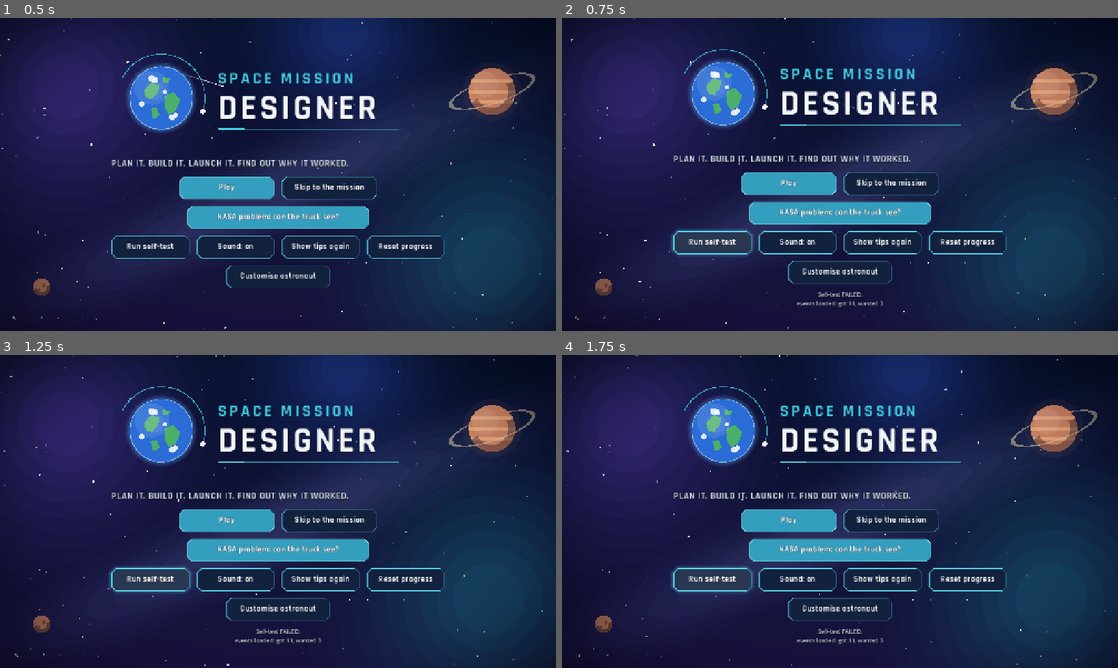
Above: before the commit, frames 1-4 (two rows, left to right).
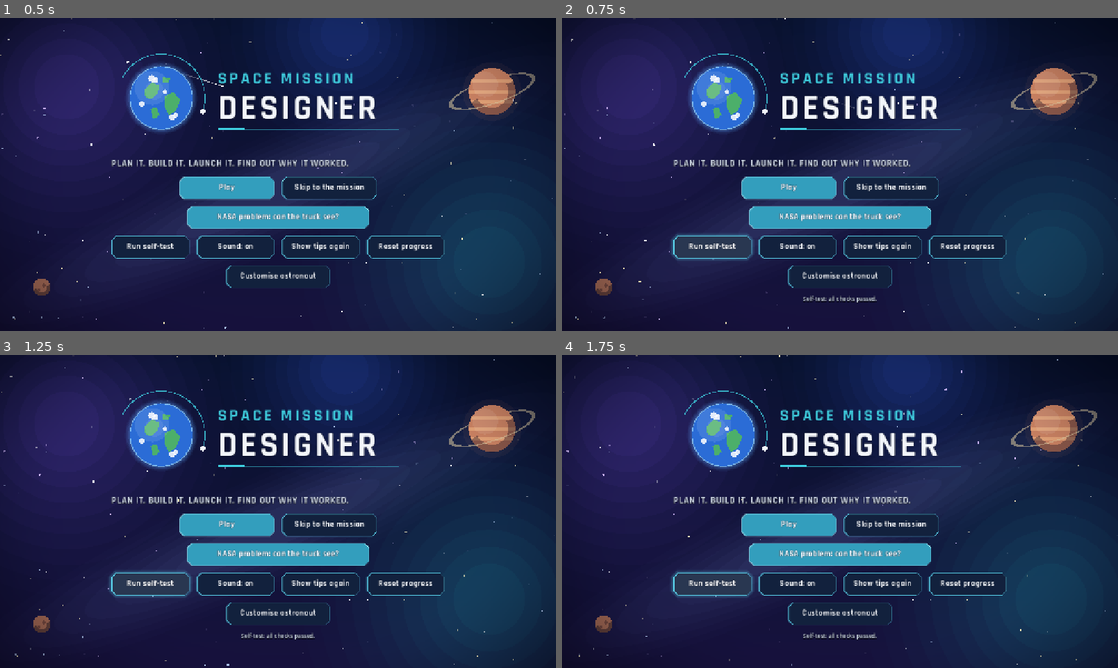
Above: after the commit, the same moments.

Repository: a77chand/apogeic
Game: Godot game, scene res://scenes/main.tscn
Same seed, same stepped clock (60 frames per second), same inputs: the game is played once before the commit and once after it.
Inputs:
- Up to frame 1 (0.5 s): no input
- Up to frame 2 (0.75 s): click "Run self-test" at 0.5 s
- Up to frame 3 (1.25 s): no input
- Up to frame 4 (1.75 s): click "Run self-test" at 1.25 s

Frame 1 is identical in both runs. In frame 2, 9.6% of the frame differs, in the area x 19-80%, y 10-93%; in frame 3, 9.6%; in frame 4, 9.6%.

Commit message:
Self-test: expect 11 events (Aadhav's update added 8; main was failing this check)

Diff:
--- a/tests/sim_tests.gd
+++ b/tests/sim_tests.gd
@@ -59,7 +59,7 @@
 	var events: Array = Data.load_events()
 	_same(fails, "parts loaded", parts.size(), 11)
 	_same(fails, "requirements loaded", (level.get("requirements", []) as Array).size(), 6)
-	_same(fails, "events loaded", events.size(), 3)
+	_same(fails, "events loaded", events.size(), 11)
 	if not fails.is_empty():
 		return fails
 
